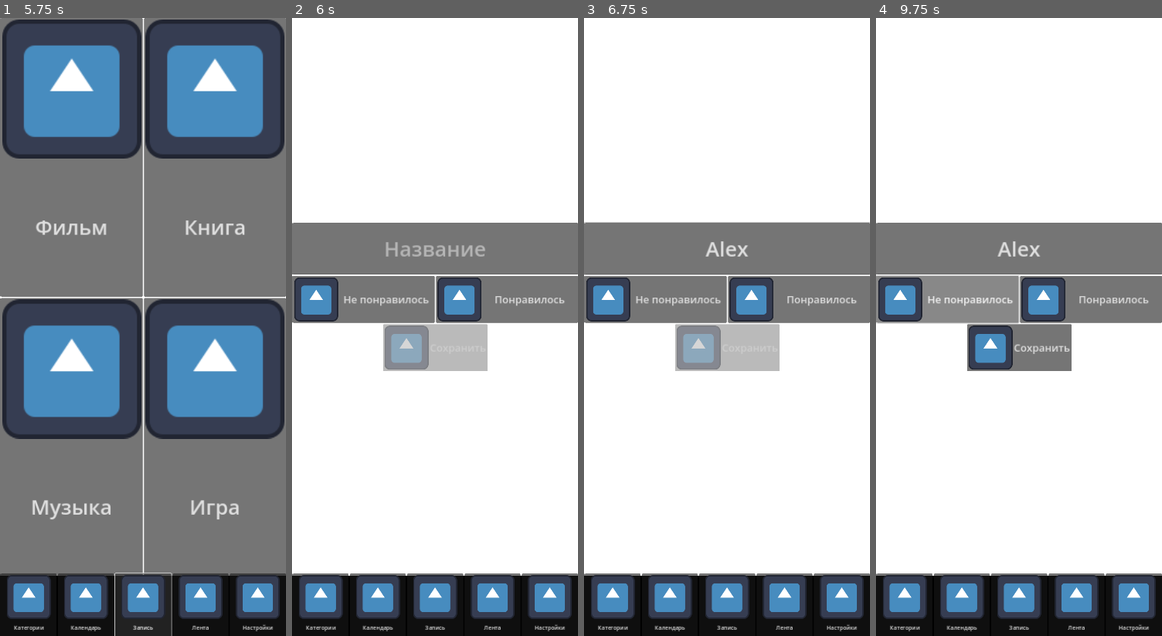
Above: before the commit, frames 1-4 (left to right).
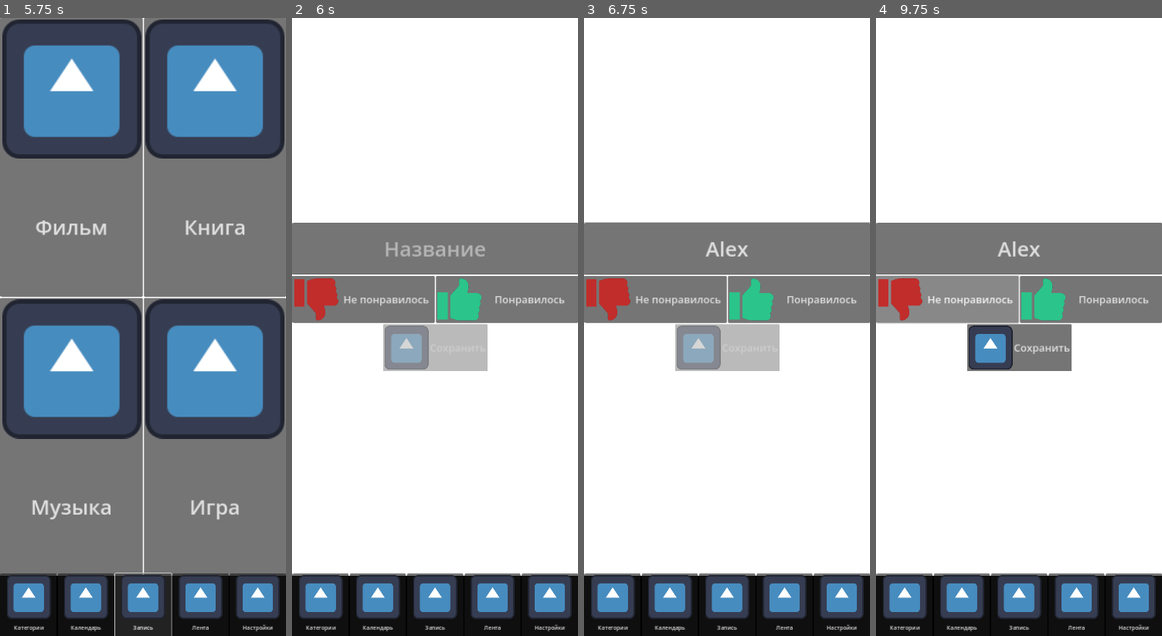
Above: after the commit, the same moments.

Repository: Maweill/ent-log-app
Game: Godot game, scene res://scenes/main/main.tscn
Same seed, same stepped clock (60 frames per second), same inputs: the game is played once before the commit and once after it. The engine's default icon, where the game draws it, is replaced by a stand-in: a white triangle on a blue panel in a dark square.
Inputs (mouse positions are in pixels of both pictures, inside the frame that each line leads up to):
- Up to frame 1 (5.75 s): click "Категории" at 0.5 s; click "Фильмы" at 1.25 s; click "Книги" at 2 s; click "Музыка" at 2.75 s; click "Игры" at 3.5 s; click "Календарь" at 4.25 s; click "Запись" at 5 s
- Up to frame 2 (6 s): click "Фильм" at 5.75 s
- Up to frame 3 (6.75 s): click (727, 246) at 6.52 s; type "Alex" at 6.6 s
- Up to frame 4 (9.75 s): click "Книга" at 7.25 s; click "Музыка" at 8 s; click "Игра" at 8.75 s; click "Не понравилось" at 9.5 s

Frame 1 is identical in both runs. In frame 2, 2.2% of the frame differs, in the area x 0-67%, y 42-50%; in frame 3, 2.2%; in frame 4, 2.2%.

Commit message:
Добавил спрайты лайка и дизлайка

Diff:
--- a/scenes/ui/movie_category_menu/movie_record_item/movie_record_item.tscn
+++ b/scenes/ui/movie_category_menu/movie_record_item/movie_record_item.tscn
@@ -1,7 +1,9 @@
-[gd_scene load_steps=3 format=3 uid="uid://rp23wc6u6n5x"]
+[gd_scene load_steps=5 format=3 uid="uid://rp23wc6u6n5x"]
 
 [ext_resource type="Script" path="res://scenes/ui/movie_category_menu/movie_record_item/movie_record_item.gd" id="1_co1fs"]
 [ext_resource type="Texture2D" uid="uid://bf46kaeffbknr" path="res://icon.svg" id="2_47umu"]
+[ext_resource type="Texture2D" uid="uid://d28rj3rr2upy5" path="res://assets/like.png" id="2_vx28d"]
+[ext_resource type="Texture2D" uid="uid://daj44jyjf8j83" path="res://assets/dislike.png" id="3_3418x"]
 
 [node name="MovieRecordItem" type="Control"]
 layout_mode = 3
@@ -13,6 +15,8 @@
 size_flags_horizontal = 3
 size_flags_vertical = 3
 script = ExtResource("1_co1fs")
+_like_texture = ExtResource("2_vx28d")
+_dislike_texture = ExtResource("3_3418x")
 
 [node name="Background" type="ColorRect" parent="."]
 layout_mode = 1
--- a/scenes/ui/new_record_menu/record_movie_menu/record_movie_menu.tscn
+++ b/scenes/ui/new_record_menu/record_movie_menu/record_movie_menu.tscn
@@ -1,7 +1,9 @@
-[gd_scene load_steps=3 format=3 uid="uid://cm6vs551uq5qk"]
+[gd_scene load_steps=5 format=3 uid="uid://cm6vs551uq5qk"]
 
 [ext_resource type="Script" path="res://scenes/ui/new_record_menu/record_movie_menu/record_movie_menu.gd" id="1_t7mes"]
+[ext_resource type="Texture2D" uid="uid://daj44jyjf8j83" path="res://assets/dislike.png" id="2_hxc0o"]
 [ext_resource type="Texture2D" uid="uid://bf46kaeffbknr" path="res://icon.svg" id="2_tuq8i"]
+[ext_resource type="Texture2D" uid="uid://d28rj3rr2upy5" path="res://assets/like.png" id="3_7vnil"]
 
 [node name="RecordMovieMenu" type="Control"]
 layout_mode = 3
@@ -45,14 +47,14 @@
 size_flags_horizontal = 3
 theme_override_font_sizes/font_size = 30
 text = "Не понравилось"
-icon = ExtResource("2_tuq8i")
+icon = ExtResource("2_hxc0o")
 
 [node name="Like" type="Button" parent="FormElements/RateButtons"]
 layout_mode = 2
 size_flags_horizontal = 3
 theme_override_font_sizes/font_size = 30
 text = "Понравилось"
-icon = ExtResource("2_tuq8i")
+icon = ExtResource("3_7vnil")
 
 [node name="Save" type="Button" parent="FormElements"]
 unique_name_in_owner = true
Binary file added: assets/dislike.png
Not shown, added: assets/dislike.png.import
Binary file added: assets/like.png
Not shown, added: assets/like.png.import
Not shown, added: assets/dislike.png~
Not shown, added: assets/like.png~
